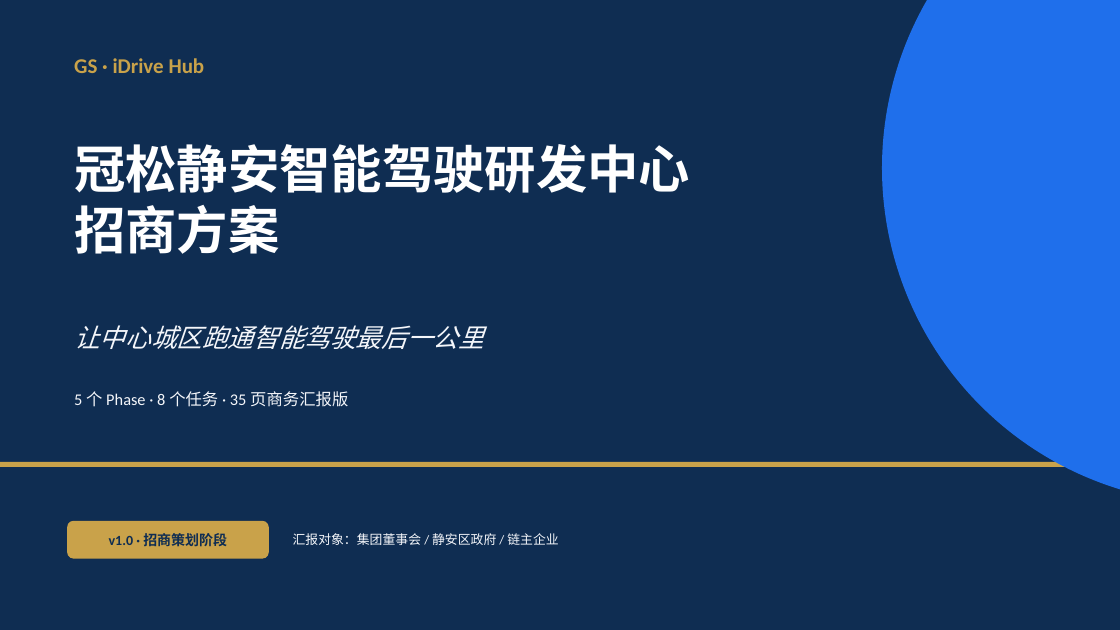
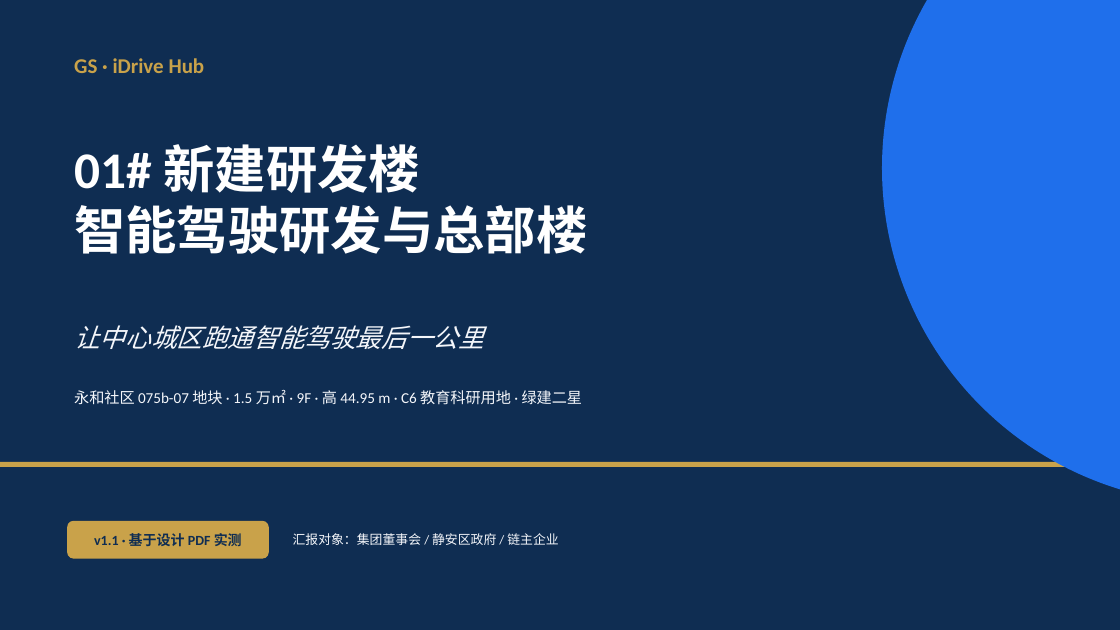
Before and after one commit to hujigang2010-maker/AIDEN, a slide deck: slide 1 of docs/deck/GS-iDrive-Hub-招商方案.pptx. Drawn at 1120x630 pixels with LibreOffice and Linux fonts; fonts in the diff are those of the drawing. Boxes give left, top, right and bottom in pixels: in the first picture for what was removed or moved away, otherwise in the second. Text is boxed around its words. In the diff, an @@ line names an element or a change of style, - is before the commit and + after.

```diff
--- a/docs/deck/GS-iDrive-Hub-招商方案.pptx
+++ b/docs/deck/GS-iDrive-Hub-招商方案.pptx
@@ text at (74,144,587,254): text changed @@
-冠松静安智能驾驶研发中心
-招商方案
+01# 新建研发楼
+智能驾驶研发与总部楼
@@ text at (74,390,583,405): text changed; size 14 to 13 pt @@
-5 个 Phase · 8 个任务 · 35 页商务汇报版
+永和社区 075b-07 地块 · 1.5 万㎡ · 9F · 高 44.95 m · C6 教育科研用地 · 绿建二星
@@ text in rounded rectangle at (94,533,242,547): text changed @@
-v1.0 · 招商策划阶段
+v1.1 · 基于设计 PDF 实测
```
Also in this commit, not shown: 15 other slides changed, 2 slides added, 2 slides removed, 6 other files.
